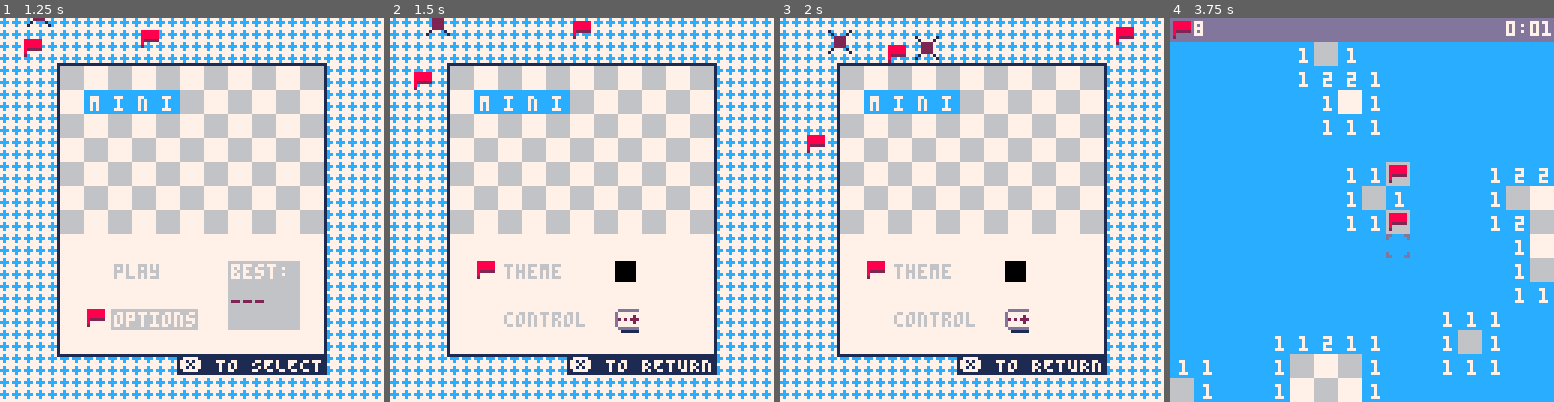
Above: before the commit, frames 1-4 (left to right).
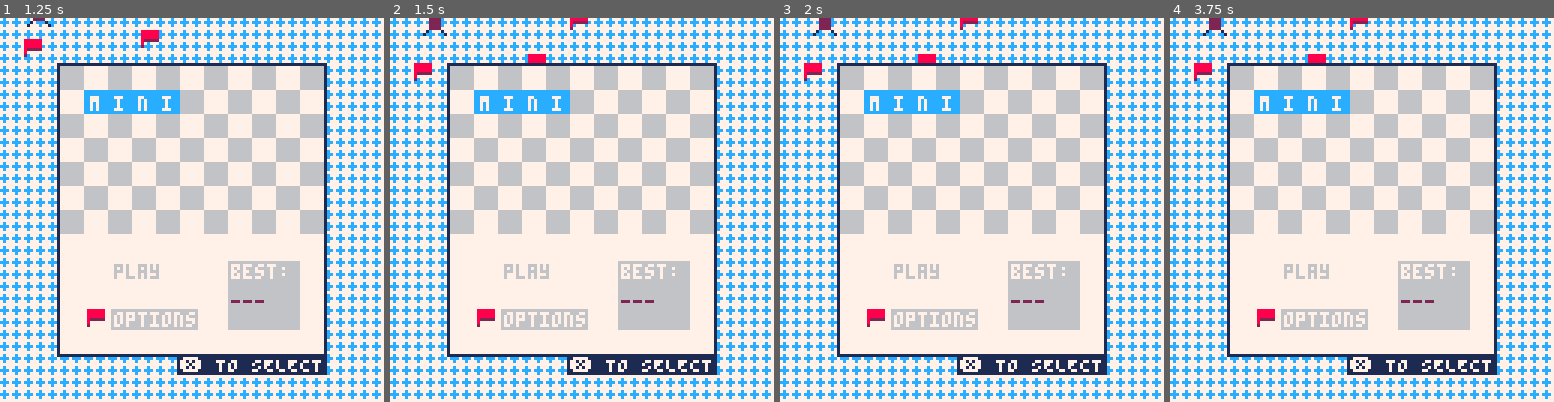
Above: after the commit, the same moments.

Repository: wsasaki01/mini-mines
Game: PICO-8 cartridge mini-mines.p8
Two runs of this game, one before a commit and one after it. Both use one fixed random seed, a clock stepped at 60 frames per second and the inputs below.
Inputs (mouse positions are in pixels of both pictures, inside the frame that each line leads up to):
- Up to frame 1 (1.25 s): tap O (Z key) at 0.33, 1.07 s; click (241, 121) at 0.67 s; tap Down at 0.7 s; click (307, 267) at 1.22 s
- Up to frame 2 (1.5 s): tap X (X key) at 1.43 s
- Up to frame 3 (2 s): click (849, 114) at 1.77 s; hold Up from 1.97 s (still down)
- Up to frame 4 (3.75 s): tap X (X key) at 2.07, 2.82, 3.57 s; tap O (Z key) at 2.22, 3.72 s; click (1300, 259) at 2.32 s; release Up at 2.63 s; hold Right 2.68-3.02 s; click (1365, 106) at 2.87 s; hold Down 3.07-3.73 s; click (1427, 256) at 3.42 s

Frame 1 is identical in both runs. In frame 2, 5.7% of the frame differs, in the area x 6-84%, y 0-93%; in frame 3, 6.3%; in frame 4, 85%, in the area x 0-100%, y 0-100%.

Commit message:
remove unstable options menu

Diff:
--- a/main.lua
+++ b/main.lua
@@ -334,6 +334,7 @@
         end
     -- if the player is in the options
     elseif option then
+        --[[
         -- if using controller
         if controller then
             -- movement
@@ -389,6 +390,7 @@
                 end
             end
         end
+        --]]
     end
 end
 
@@ -505,6 +507,7 @@
         end
     -- if the player is in the options menu
     elseif option then
+        --[[
         -- draw main frame and background
         draw_title_menu("❎ TO RETURN")
 
@@ -526,6 +529,7 @@
         if menu_y != false then
             spr(3, menu_x, menu_y)
         end
+        --]]
     end
 
     -- if mouse control is enabled, draw the cursor
